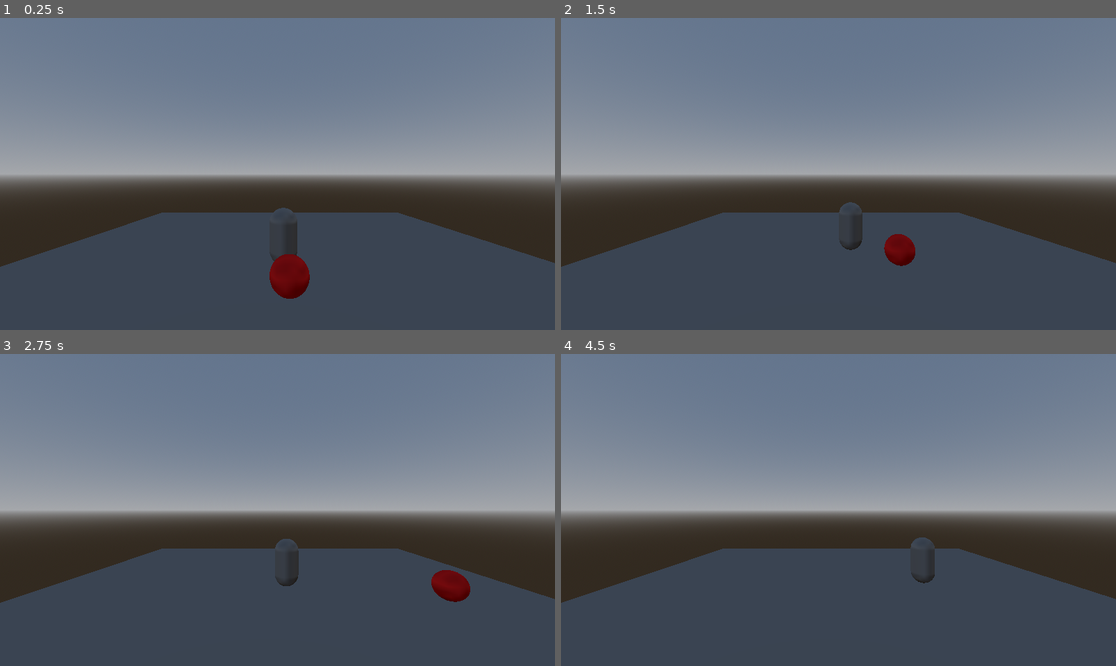
Above: before the commit, frames 1-4 (two rows, left to right).
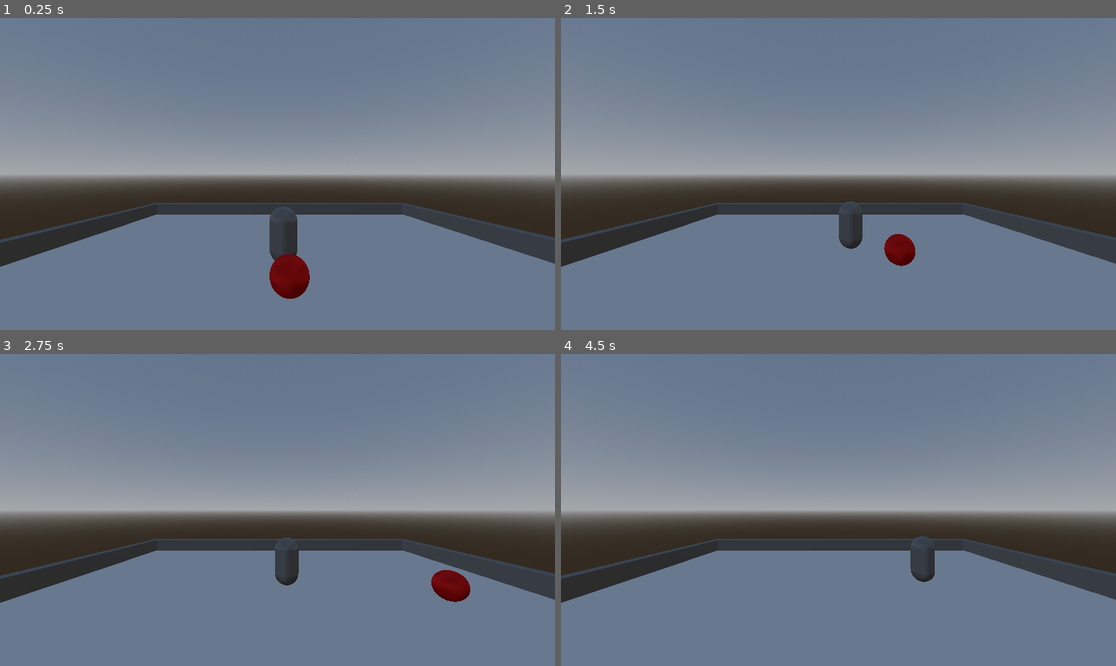
Above: after the commit, the same moments.

Repository: imalexlov1/BomberMan
Game: Godot game, scene res://bomberman/main.tscn
Same seed, same stepped clock (60 frames per second), same inputs: the game is played once before the commit and once after it.
Inputs:
- Up to frame 1 (0.25 s): no input
- Up to frame 2 (1.5 s): hold D (droite) 0.53-1.28 s; tap S (reculer) at 0.6, 1.35 s; hold Left (gauche) from 1.28 s (still down)
- Up to frame 3 (2.75 s): release Left (gauche) at 2.03 s; hold D (droite) from 2.03 s (still down); tap S (reculer) at 2.1 s
- Up to frame 4 (4.5 s): release D (droite) at 2.78 s; hold W (avancer) 2.78-3.53 s; tap S (reculer) at 2.85, 3.6, 4.35 s; hold Left (gauche) from 3.53 s (still down)

The runs differ from the first frame. In frame 1, 34% of the frame differs, in the area x 0-100%, y 59-100%; in frame 2, 35%; in frame 3, 35%; in frame 4, 35%, in the area x 0-100%, y 58-100%.

Commit message:
ajout du sol et mur indestructible

Diff:
--- a/bomberman/main.tscn
+++ b/bomberman/main.tscn
@@ -25,6 +25,7 @@
 transform = Transform3D(1, 0, 0, 0, 1, 0, 0, 0, 1, -0.2104088, 3.2781737, 7.2948613)
 
 [node name="Mur" parent="." instance=ExtResource("1_0vp4s")]
+transform = Transform3D(1, 0, 0, 0, 1, 0, 0, 0, 1, 0, -0.3007927, -9.472788)
 
 [node name="Sol" parent="." instance=ExtResource("2_45vn0")]
 
--- a/bomberman/mur/mur.tscn
+++ b/bomberman/mur/mur.tscn
@@ -1,3 +1,68 @@
-[gd_scene format=3 uid="uid://jpd4iv02dtor"]
+[gd_scene load_steps=7 format=3 uid="uid://jpd4iv02dtor"]
+
+[sub_resource type="PhysicsMaterial" id="PhysicsMaterial_6wo4e"]
+
+[sub_resource type="BoxMesh" id="BoxMesh_u5x54"]
+size = Vector3(20, 1, 0.5)
+
+[sub_resource type="BoxShape3D" id="BoxShape3D_u5x54"]
+size = Vector3(20, 1, 0.5)
+
+[sub_resource type="BoxShape3D" id="BoxShape3D_6wo4e"]
+size = Vector3(20, 1, 0.5)
+
+[sub_resource type="BoxShape3D" id="BoxShape3D_nxkd0"]
+size = Vector3(20, 1, 0.5)
+
+[sub_resource type="BoxShape3D" id="BoxShape3D_0d5uy"]
+size = Vector3(20, 1, 0.5)
 
 [node name="Mur" type="Node3D"]
+
+[node name="StaticBody3D" type="StaticBody3D" parent="."]
+physics_material_override = SubResource("PhysicsMaterial_6wo4e")
+
+[node name="MeshInstance3D" type="MeshInstance3D" parent="StaticBody3D"]
+transform = Transform3D(0.0027750258, 0, 0.9999961, 0, 1, 0, -0.9999961, 0, 0.0027750258, -10.280847, 0.6372824, 9.753115)
+mesh = SubResource("BoxMesh_u5x54")
+
+[node name="CollisionShape3D" type="CollisionShape3D" parent="StaticBody3D"]
+transform = Transform3D(-4.371139e-08, 0, 1, 0, 1, 0, -1, 0, -4.371139e-08, -10.295327, 0.631312, 9.686713)
+shape = SubResource("BoxShape3D_u5x54")
+
+[node name="StaticBody3D2" type="StaticBody3D" parent="."]
+physics_material_override = SubResource("PhysicsMaterial_6wo4e")
+
+[node name="MeshInstance3D" type="MeshInstance3D" parent="StaticBody3D2"]
+transform = Transform3D(1, 0, 0, 0, 1, 0, 0, 0, 1, 0, 0.6391175, 0)
+mesh = SubResource("BoxMesh_u5x54")
+skeleton = NodePath("../../StaticBody3D2")
+
+[node name="CollisionShape3D" type="CollisionShape3D" parent="StaticBody3D2"]
+transform = Transform3D(1, 0, 0, 0, 1, 0, 0, 0, 1, 0, 0.6469319, -0.015146494)
+shape = SubResource("BoxShape3D_6wo4e")
+
+[node name="StaticBody3D3" type="StaticBody3D" parent="."]
+transform = Transform3D(1, 0, 0, 0, 1, 0, 0, 0, 1, -0.057919502, 0, 19.477186)
+physics_material_override = SubResource("PhysicsMaterial_6wo4e")
+
+[node name="MeshInstance3D" type="MeshInstance3D" parent="StaticBody3D3"]
+transform = Transform3D(1, 0, 0, 0, 1, 0, 0, 0, 1, 0, 0.6391175, 0)
+mesh = SubResource("BoxMesh_u5x54")
+skeleton = NodePath("../../StaticBody3D3")
+
+[node name="CollisionShape3D" type="CollisionShape3D" parent="StaticBody3D3"]
+transform = Transform3D(1, 0, 0, 0, 1, 0, 0, 0, 1, 0, 0.6477852, 0)
+shape = SubResource("BoxShape3D_nxkd0")
+
+[node name="StaticBody3D4" type="StaticBody3D" parent="."]
+transform = Transform3D(1, 0, 0, 0, 1, 0, 0, 0, 1, 20.45568, 0, 0)
+physics_material_override = SubResource("PhysicsMaterial_6wo4e")
+
+[node name="MeshInstance3D" type="MeshInstance3D" parent="StaticBody3D4"]
+transform = Transform3D(0.0027750258, 0, 0.9999961, 0, 1, 0, -0.9999961, 0, 0.0027750258, -10.280847, 0.6372824, 9.753115)
+mesh = SubResource("BoxMesh_u5x54")
+
+[node name="CollisionShape3D" type="CollisionShape3D" parent="StaticBody3D4"]
+transform = Transform3D(-4.371139e-08, 0, 1, 0, 1, 0, -1, 0, -4.371139e-08, -10.5878105, 0, 10.152543)
+shape = SubResource("BoxShape3D_0d5uy")
--- a/bomberman/sol/sol.tscn
+++ b/bomberman/sol/sol.tscn
@@ -1,17 +1,21 @@
-[gd_scene load_steps=3 format=3 uid="uid://2ik3lyhlk1yu"]
+[gd_scene load_steps=4 format=3 uid="uid://2ik3lyhlk1yu"]
+
+[sub_resource type="StandardMaterial3D" id="StandardMaterial3D_hjy3p"]
 
 [sub_resource type="PlaneMesh" id="PlaneMesh_hjy3p"]
+material = SubResource("StandardMaterial3D_hjy3p")
+size = Vector2(20, 20)
 
 [sub_resource type="BoxShape3D" id="BoxShape3D_n05ew"]
+size = Vector3(20, 0.2, 20)
 
 [node name="Sol" type="Node3D"]
 
 [node name="Sol" type="StaticBody3D" parent="."]
 
 [node name="MeshInstance3D" type="MeshInstance3D" parent="Sol"]
-transform = Transform3D(10, 0, 0, 0, 1, 0, 0, 0, 10, 0, 0, 0)
+transform = Transform3D(1, 0, 0, 0, 0.1, 0, 0, 0, 1, 0, 0, 0)
 mesh = SubResource("PlaneMesh_hjy3p")
 
 [node name="CollisionShape3D" type="CollisionShape3D" parent="Sol"]
-transform = Transform3D(20, 0, 0, 0, 0.1, 0, 0, 0, 20, 0, 0, 0)
 shape = SubResource("BoxShape3D_n05ew")
